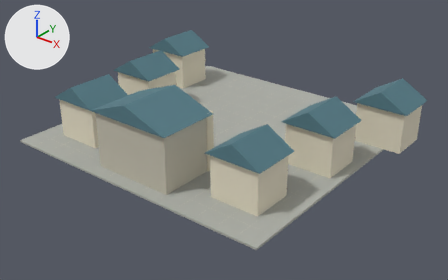
What one commit did to the glTF model public/assets/environments/beginnings_gate_square.glb.
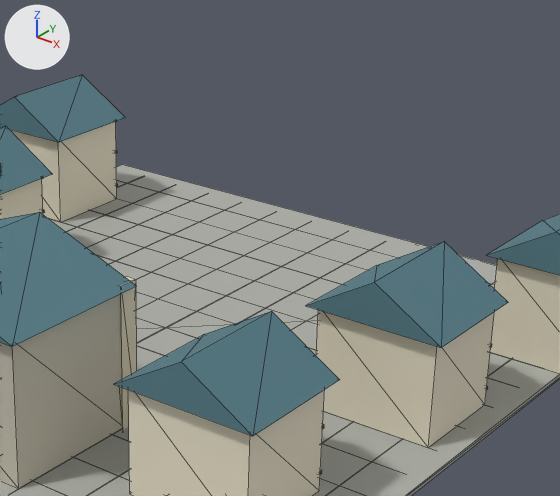
Each version is shown whole from a camera (50 mm lens) standing at (52.3, -65.7, 39.1) and looking at (1.5, -2.1, -0.3), then close up on the part from 35% to 85% of the width and 0% to 71% of the height. The axes (+X, +Y, +Z) are drawn at upper left. The lights are the same throughout. The first two pictures are the older version. The close-ups show mesh edges as thin lines. Vertices at exactly the same position are counted once.

The first close-up shows 'Town square'.
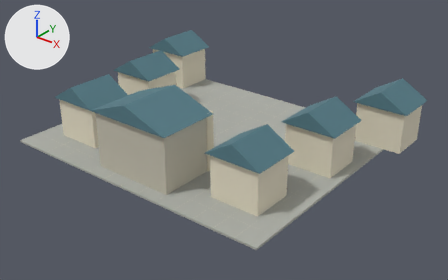
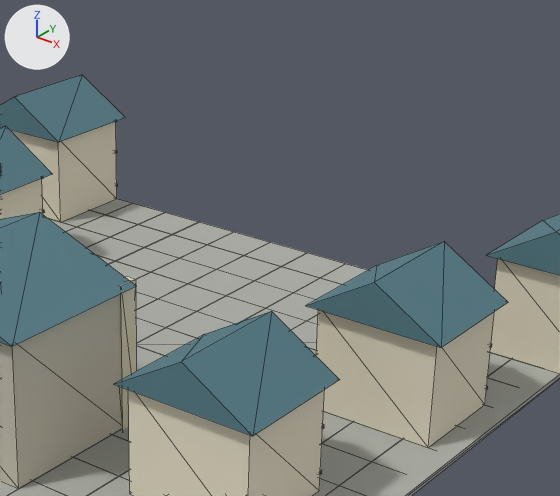
Where the newer file only moved an object's origin or applied its transform, the numbers keep the older frame.

Edits to the bpy script that builds the scene:
```text
Change me_cube_001:
    used by ob_town_square; location = (0.0, 0.0, -0.15)
    verts and faces of me_cube_001; kept vertices keep their numbers, new ones are numbered from 884
    before: 2 (-21.0, 21.0, -0.2), 3 (-21.0, 21.0, 0.2) at pixel (122, 164), 6 (21.0, 21.0, -0.2), 7 (21.0, 21.0, 0.2)
    remove me_cube_001.from_pydata(...)  # 884 vertices, 1300 faces; spans x -24.0..24.0, y -21.0..21.0, z -0.2..10.5
    add me_cube_001.from_pydata(...)  # 868 vertices, 1276 faces; spans x -24.0..24.0, y -21.0..15.5, z -0.2..10.5
    me_cube_001 part 1: the loose piece of 8 vertices spanning x -20.0..20.0, y 18.0, z 0.2 is deleted
    me_cube_001 part 2
    add for i in [2, 3, 6, 7]: verts[i] += (0.0, -6.0, 0.0)
    other edits to the shape of me_cube_001 do not show in these pictures
```

Pixel boxes (x1, y1, x2, y2) of what changed, in the close-ups (560 x 496 px; the box of a moved part takes in the faces that stretch with it):
part 1 of me_cube_001, deleted (mostly hidden): before (118, 180, 492, 284)
part 2 of me_cube_001, moved or reshaped: before (0, 164, 560, 496); after (0, 199, 560, 496)
